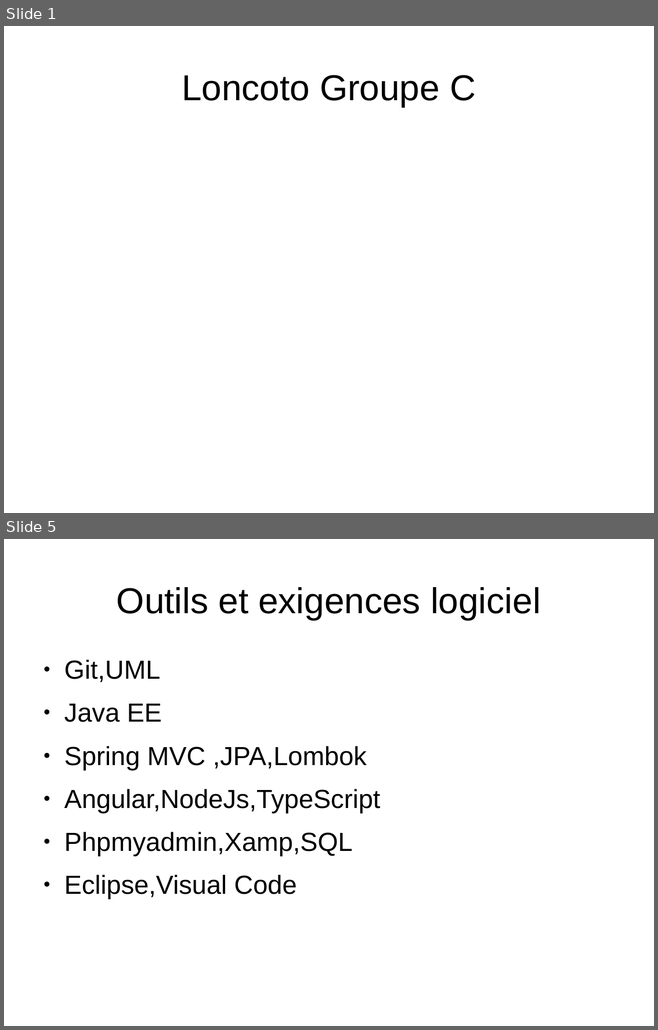
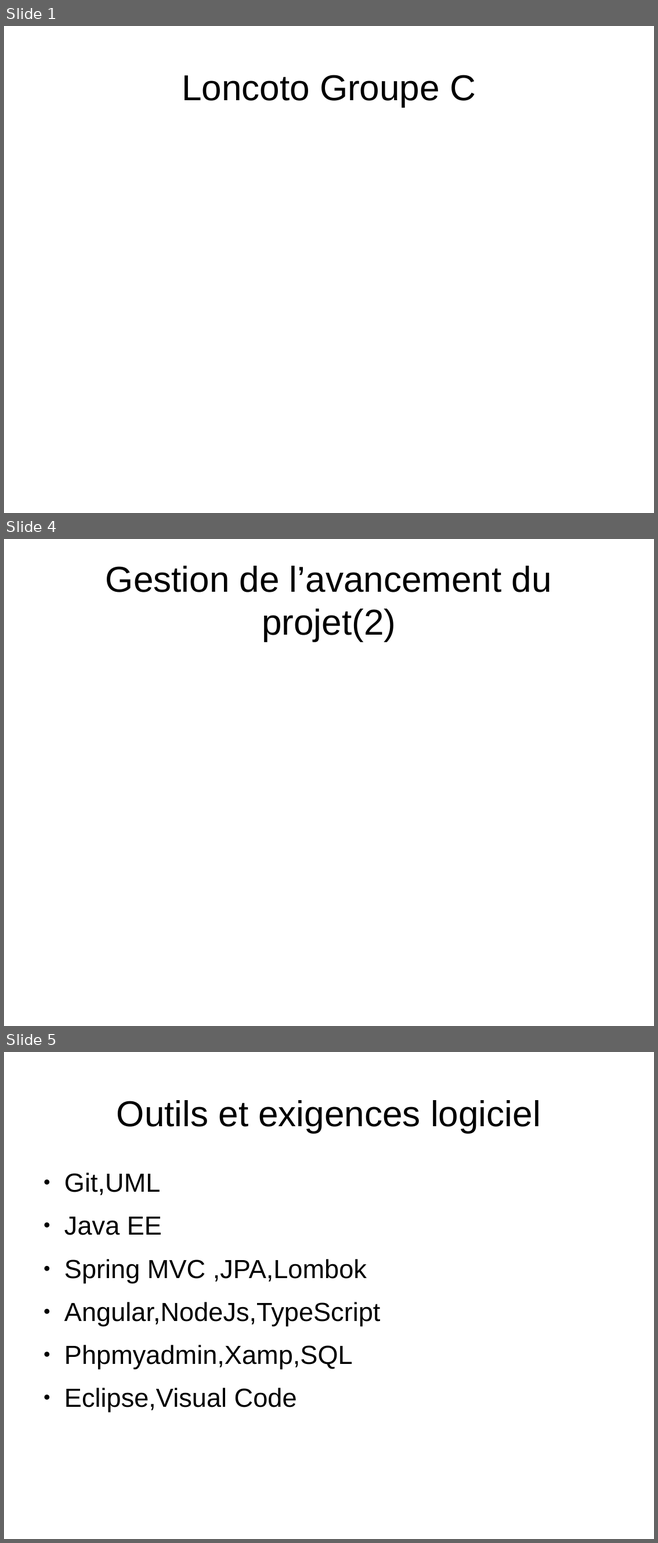
Before and after one commit to MagdaKhutsishvili/Loncoto-GrpC, a slide deck: PrésentationGroupeC.odp. Shown one above the other, each under a label of ours: slides 1 and 5 before the commit, slides 1, 4 and 5 after it; the slides between them are not shown. The pictures are 658x1030 and 658x1543 pixels, drawn with LibreOffice and Linux fonts; fonts in the diff are those of the drawing. Boxes give left, top, right and bottom in pixels: in the first picture for what was removed or moved away, otherwise in the second. Text is boxed around its words. In the diff, an @@ line names an element or a change of style, - is before the commit and + after.

```diff
--- a/PrésentationGroupeC.odp
+++ b/PrésentationGroupeC.odp
@@ slide 4 added at <box>4,539,654,1026</box>, background #FFFFFF @@
@@ title added at <box>106,566,552,642</box>, 44 pt, text #000000 @@
+Gestion de l’avancement du projet(2)
```
Also in this commit, not shown: 2 slides changed, 1 slide removed, 12 other files.
